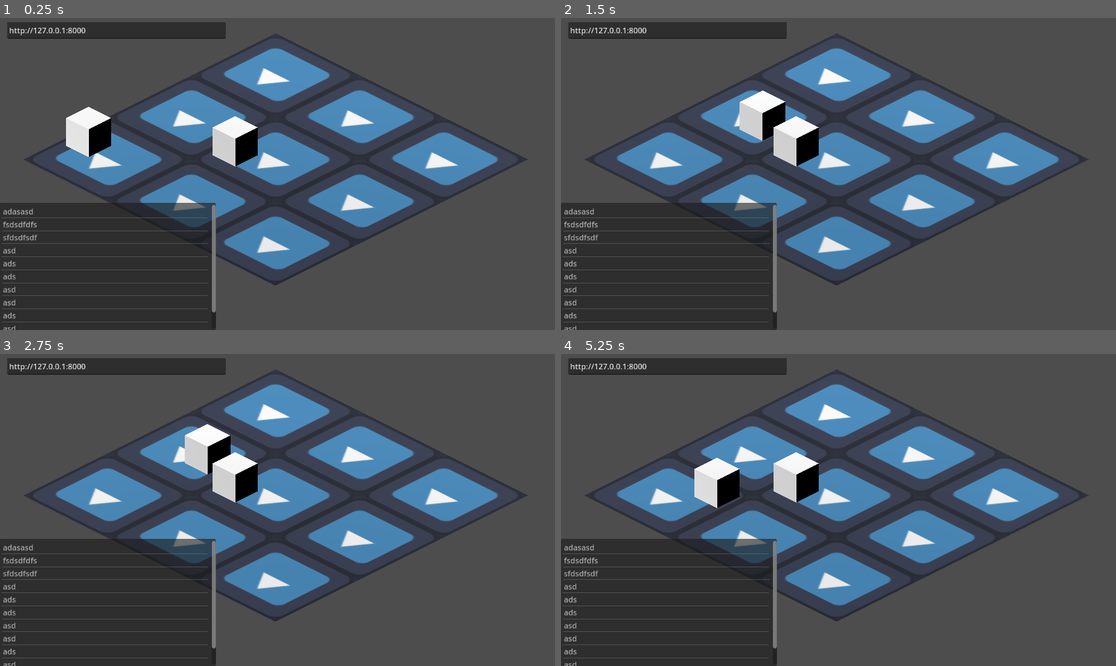
Above: before the commit, frames 1-4 (two rows, left to right).
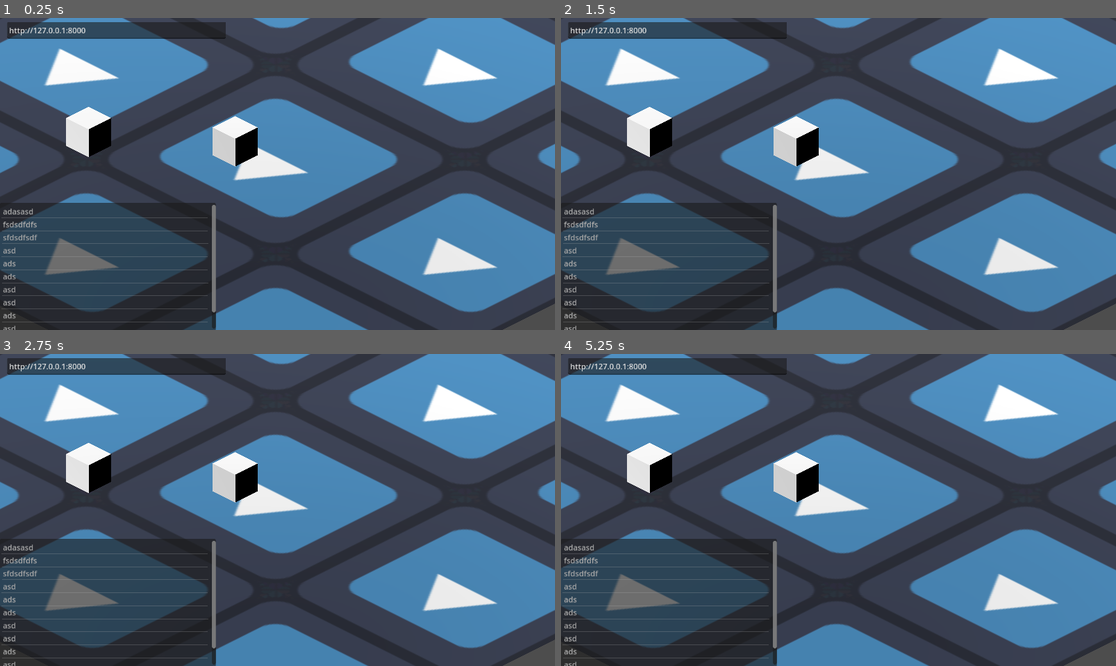
Above: after the commit, the same moments.

Repository: mkualquiera/infinite-something-gd
Game: Godot game, scene res://test.tscn
The game is run twice, just before and just after one commit, with the same random seed, the same clock (stepped at 60 frames per second) and the same inputs. The engine's default icon, where the game draws it, is replaced by a stand-in: a white triangle on a blue panel in a dark square.
Inputs (mouse positions are in pixels of both pictures, inside the frame that each line leads up to):
- Up to frame 1 (0.25 s): no input
- Up to frame 2 (1.5 s): tap Enter at 0.5 s; move the mouse to (960, 158) at 0.52 s; click (960, 158) at 0.67 s; move the mouse to (727, 189) at 1.27 s; click (727, 189) at 1.42 s
- Up to frame 3 (2.75 s): move the mouse to (333, 441) at 2.02 s; click (333, 441) at 2.17 s
- Up to frame 4 (5.25 s): move the mouse to (810, 572) at 2.77 s; click (810, 572) at 2.92 s; move the mouse to (1005, 556) at 3.52 s; click (1005, 556) at 3.67 s; move the mouse to (672, 463) at 4.27 s; click (672, 463) at 4.42 s; move the mouse to (866, 510) at 5.02 s; click (866, 510) at 5.17 s

The runs differ from the first frame. In frame 1, 64% of the frame differs, in the area x 0-100%, y 0-100%; in frame 2, 65%; in frame 3, 65%; in frame 4, 65%.

Commit message:
[ room ] Added room scene

Diff:
--- /dev/null
+++ b/Scenes/room.tscn
@@ -0,0 +1,101 @@
+[gd_scene load_steps=13 format=3 uid="uid://cpeev13kyomwl"]
+
+[ext_resource type="Texture2D" uid="uid://bx01i2fg5yumw" path="res://icon.svg" id="1_yta44"]
+[ext_resource type="PackedScene" uid="uid://c1356mhr7g72v" path="res://Scenes/texture_generator.tscn" id="2_hdnr2"]
+[ext_resource type="Script" path="res://Scripts/RoomController.gd" id="3_htjng"]
+[ext_resource type="PackedScene" uid="uid://bc5xaq1p75vp7" path="res://Scenes/room_object.tscn" id="4_rghkb"]
+[ext_resource type="Script" path="res://Scripts/MusicGenerator.gd" id="5_qda7y"]
+
+[sub_resource type="QuadMesh" id="QuadMesh_esw8q"]
+
+[sub_resource type="StandardMaterial3D" id="StandardMaterial3D_owkes"]
+albedo_texture = ExtResource("1_yta44")
+uv1_scale = Vector3(3, 3, 3)
+
+[sub_resource type="BoxShape3D" id="BoxShape3D_axmun"]
+size = Vector3(1, 1, 0.3)
+
+[sub_resource type="QuadMesh" id="QuadMesh_awru4"]
+
+[sub_resource type="StandardMaterial3D" id="StandardMaterial3D_3v05d"]
+albedo_texture = ExtResource("1_yta44")
+uv1_scale = Vector3(3, 1, 3)
+
+[sub_resource type="NavigationMesh" id="NavigationMesh_qtd14"]
+vertices = PackedVector3Array(0.25, 0.5, 4.5, 0.25, 0.5, 1.5, -0.75, 0.5, 1.25, -4.5, 0.5, 4.5, -0.75, 0.5, 0.25, 0.25, 0.5, 0, 0.25, 0.5, -4.5, -0.75, 0.5, 0.25, 0.25, 0.5, -4.5, -4.5, 0.5, -4.5, -4.5, 0.5, 4.5, -4.5, 0.5, 4.5, -0.75, 0.5, 1.25, -0.75, 0.5, 0.25, 1, 0.5, 1.25, 0.25, 0.5, 1.5, 0.25, 0.5, 4.5, 4.5, 0.5, 4.5, 1, 0.5, 0.25, 4.5, 0.5, 4.5, 4.5, 0.5, -4.5, 0.25, 0.5, -4.5, 0.25, 0.5, -4.5, 0.25, 0.5, 0, 1, 0.5, 0.25, 1, 0.5, 0.25, 1, 0.5, 1.25, 4.5, 0.5, 4.5)
+polygons = [PackedInt32Array(1, 0, 2), PackedInt32Array(2, 0, 3), PackedInt32Array(6, 5, 4), PackedInt32Array(8, 7, 9), PackedInt32Array(9, 7, 10), PackedInt32Array(13, 12, 11), PackedInt32Array(15, 14, 16), PackedInt32Array(16, 14, 17), PackedInt32Array(21, 20, 18), PackedInt32Array(18, 20, 19), PackedInt32Array(24, 23, 22), PackedInt32Array(27, 26, 25)]
+
+[sub_resource type="PlaneMesh" id="PlaneMesh_crdxp"]
+size = Vector2(10, 10)
+
+[node name="Room" type="Node3D"]
+transform = Transform3D(1, -3.13716e-22, -7.10543e-15, 2.75725e-22, 1, -1.42109e-14, 7.10543e-15, -1.51583e-28, 1, 0, 1.19209e-07, 5.68434e-14)
+
+[node name="Floor" type="MeshInstance3D" parent="."]
+transform = Transform3D(-9, 1.35896e-06, 1.97083e-14, 2.17935e-20, -3.93402e-07, 2.986, 1.35896e-06, 9, 1.30522e-07, -4.41295e-28, -1.19209e-07, -5.68434e-14)
+mesh = SubResource("QuadMesh_esw8q")
+skeleton = NodePath("../..")
+surface_material_override/0 = SubResource("StandardMaterial3D_owkes")
+
+[node name="TextureGenerator" parent="Floor" instance=ExtResource("2_hdnr2")]
+texture_description = "Soft soil, dirt texture, videogame asset"
+load_on_ready = false
+
+[node name="StaticBody3D" type="StaticBody3D" parent="Floor"]
+
+[node name="CollisionShape3D" type="CollisionShape3D" parent="Floor/StaticBody3D"]
+transform = Transform3D(1, 0, -4.23516e-22, 0, 1, -2.66454e-15, -1.69407e-21, -2.84217e-14, 1, 0, 0, -0.15)
+shape = SubResource("BoxShape3D_axmun")
+
+[node name="LeftWall" type="MeshInstance3D" parent="."]
+transform = Transform3D(6.79481e-07, -3.41996e-14, 2.986, 1.35896e-06, 3, -1.85483e-21, -9, 4.52987e-07, 2.25437e-07, -4.5, 1.5, -2.4869e-14)
+mesh = SubResource("QuadMesh_awru4")
+skeleton = NodePath("../..")
+surface_material_override/0 = SubResource("StandardMaterial3D_3v05d")
+
+[node name="TextureGenerator" parent="LeftWall" instance=ExtResource("2_hdnr2")]
+texture_description = "Soft soil, dirt texture, videogame asset"
+load_on_ready = false
+
+[node name="StaticBody3D" type="StaticBody3D" parent="LeftWall"]
+
+[node name="CollisionShape3D" type="CollisionShape3D" parent="LeftWall/StaticBody3D"]
+transform = Transform3D(1, -3.55271e-15, -5.32907e-15, -1.13687e-13, 1, 0, 5.68434e-14, -2.5411e-21, 1, 0, 0, -0.15)
+shape = SubResource("BoxShape3D_axmun")
+
+[node name="RightWall" type="MeshInstance3D" parent="."]
+transform = Transform3D(9, -4.52987e-07, -3.55959e-07, 1.35896e-06, 3, 8.48672e-14, 1.07288e-06, -9.66329e-14, 2.986, -3.19744e-14, 1.5, -4.5)
+mesh = SubResource("QuadMesh_awru4")
+skeleton = NodePath("../..")
+surface_material_override/0 = SubResource("StandardMaterial3D_3v05d")
+
+[node name="TextureGenerator" parent="RightWall" instance=ExtResource("2_hdnr2")]
+texture_description = "Soft soil, dirt texture, videogame asset"
+load_on_ready = false
+
+[node name="StaticBody3D" type="StaticBody3D" parent="RightWall"]
+
+[node name="CollisionShape3D" type="CollisionShape3D" parent="RightWall/StaticBody3D"]
+transform = Transform3D(1, 0, -1.77636e-15, -2.84217e-14, 1, 0, 2.84217e-14, -1.69407e-21, 1, 0, 0, -0.15)
+shape = SubResource("BoxShape3D_axmun")
+
+[node name="RoomController" type="NavigationRegion3D" parent="."]
+transform = Transform3D(1, 3.13716e-22, 7.10543e-15, -2.75726e-22, 1, 1.42109e-14, -7.10543e-15, 1.51583e-28, 1, -4.41295e-28, -1.19209e-07, -5.68434e-14)
+navigation_mesh = SubResource("NavigationMesh_qtd14")
+script = ExtResource("3_htjng")
+room_theme = "A videogame with the theme: Jungle"
+
+[node name="MeshInstance3D2" parent="RoomController" instance=ExtResource("4_rghkb")]
+transform = Transform3D(0.36, 0, 0, 0, 0.36, 0, 0, 0, 0.36, 0.086, 0.565842, 0.726)
+skeleton = NodePath("../../..")
+
+[node name="MeshInstance3D" type="MeshInstance3D" parent="RoomController"]
+visible = false
+mesh = SubResource("PlaneMesh_crdxp")
+skeleton = NodePath("")
+
+[node name="AudioStreamPlayer" type="AudioStreamPlayer" parent="."]
+
+[node name="MusicGenerator" type="Node" parent="AudioStreamPlayer"]
+script = ExtResource("5_qda7y")
+load_on_ready = true
--- a/test.tscn
+++ b/test.tscn
@@ -1,29 +1,10 @@
-[gd_scene load_steps=19 format=3 uid="uid://dbufk2qqvrxh5"]
+[gd_scene load_steps=10 format=3 uid="uid://dbufk2qqvrxh5"]
 
-[ext_resource type="Texture2D" uid="uid://bx01i2fg5yumw" path="res://icon.svg" id="1_el1gu"]
 [ext_resource type="Script" path="res://Scripts/RoomLoader.gd" id="1_op3e8"]
-[ext_resource type="PackedScene" uid="uid://c1356mhr7g72v" path="res://Scenes/texture_generator.tscn" id="2_ajs2a"]
-[ext_resource type="Script" path="res://Scripts/MusicGenerator.gd" id="3_0l123"]
+[ext_resource type="PackedScene" uid="uid://cpeev13kyomwl" path="res://Scenes/room.tscn" id="2_4jw7d"]
 [ext_resource type="Script" path="res://Scripts/ObjectSelector.gd" id="4_472rn"]
-[ext_resource type="Script" path="res://Scripts/RoomController.gd" id="4_x0bsm"]
 [ext_resource type="Script" path="res://Scripts/PrefChanger.gd" id="6_7j8ua"]
-[ext_resource type="PackedScene" uid="uid://bc5xaq1p75vp7" path="res://Scenes/room_object.tscn" id="7_4txbg"]
 [ext_resource type="Script" path="res://Scripts/PlayerMover.gd" id="8_edel6"]
-
-[sub_resource type="QuadMesh" id="QuadMesh_esw8q"]
-
-[sub_resource type="StandardMaterial3D" id="StandardMaterial3D_owkes"]
-albedo_texture = ExtResource("1_el1gu")
-uv1_scale = Vector3(3, 3, 3)
-
-[sub_resource type="BoxShape3D" id="BoxShape3D_axmun"]
-
-[sub_resource type="NavigationMesh" id="NavigationMesh_qtd14"]
-vertices = PackedVector3Array(0.25, 0.5, 4.5, 0.25, 0.5, 1.5, -0.75, 0.5, 1.25, -4.5, 0.5, 4.5, -0.75, 0.5, 0.25, 0.25, 0.5, 0, 0.25, 0.5, -4.5, -0.75, 0.5, 0.25, 0.25, 0.5, -4.5, -4.5, 0.5, -4.5, -4.5, 0.5, 4.5, -4.5, 0.5, 4.5, -0.75, 0.5, 1.25, -0.75, 0.5, 0.25, 1, 0.5, 1.25, 0.25, 0.5, 1.5, 0.25, 0.5, 4.5, 4.5, 0.5, 4.5, 1, 0.5, 0.25, 4.5, 0.5, 4.5, 4.5, 0.5, -4.5, 0.25, 0.5, -4.5, 0.25, 0.5, -4.5, 0.25, 0.5, 0, 1, 0.5, 0.25, 1, 0.5, 0.25, 1, 0.5, 1.25, 4.5, 0.5, 4.5)
-polygons = [PackedInt32Array(1, 0, 2), PackedInt32Array(2, 0, 3), PackedInt32Array(6, 5, 4), PackedInt32Array(8, 7, 9), PackedInt32Array(9, 7, 10), PackedInt32Array(13, 12, 11), PackedInt32Array(15, 14, 16), PackedInt32Array(16, 14, 17), PackedInt32Array(21, 20, 18), PackedInt32Array(18, 20, 19), PackedInt32Array(24, 23, 22), PackedInt32Array(27, 26, 25)]
-
-[sub_resource type="PlaneMesh" id="PlaneMesh_crdxp"]
-size = Vector2(10, 10)
 
 [sub_resource type="BoxShape3D" id="BoxShape3D_va8yk"]
 
@@ -38,31 +19,12 @@
 [node name="Node3D" type="Node3D"]
 script = ExtResource("1_op3e8")
 
-[node name="MeshInstance3D" type="MeshInstance3D" parent="."]
-transform = Transform3D(-4, 3.49691e-07, 5.06714e-15, 0, -1.74846e-07, 1.326, 3.49691e-07, 4, 5.79613e-08, 0, 0, 0)
-mesh = SubResource("QuadMesh_esw8q")
-surface_material_override/0 = SubResource("StandardMaterial3D_owkes")
-
-[node name="TextureGenerator" parent="MeshInstance3D" instance=ExtResource("2_ajs2a")]
-texture_description = "Soft soil, dirt texture, videogame asset"
-load_on_ready = false
-
-[node name="StaticBody3D" type="StaticBody3D" parent="MeshInstance3D"]
-
-[node name="CollisionShape3D" type="CollisionShape3D" parent="MeshInstance3D/StaticBody3D"]
-transform = Transform3D(1, 0, 0, 0, 1, 0, -8.47033e-22, 0, 1, 0, 0, -0.5)
-shape = SubResource("BoxShape3D_axmun")
+[node name="Room" parent="." instance=ExtResource("2_4jw7d")]
 
 [node name="Camera3D" type="Camera3D" parent="."]
 transform = Transform3D(0.707107, -0.353553, 0.612372, 0, 0.866025, 0.5, -0.707107, -0.353553, 0.612372, 2.48462, 1.82819, 2.45364)
 projection = 1
 size = 3.497
-
-[node name="AudioStreamPlayer" type="AudioStreamPlayer" parent="Camera3D"]
-
-[node name="MusicGenerator" type="Node" parent="Camera3D/AudioStreamPlayer"]
-script = ExtResource("3_0l123")
-load_on_ready = true
 
 [node name="ObjectSelector" type="Node" parent="Camera3D" node_paths=PackedStringArray("item_list")]
 script = ExtResource("4_472rn")
@@ -70,20 +32,6 @@
 
 [node name="DirectionalLight3D" type="DirectionalLight3D" parent="."]
 transform = Transform3D(1, 0, 0, 0, 0.58616, 0.810195, 0, -0.810195, 0.58616, 0, 0, 0)
-
-[node name="RoomController" type="NavigationRegion3D" parent="."]
-navigation_mesh = SubResource("NavigationMesh_qtd14")
-script = ExtResource("4_x0bsm")
-room_theme = "A videogame with the theme: Jungle"
-
-[node name="MeshInstance3D2" parent="RoomController" instance=ExtResource("7_4txbg")]
-transform = Transform3D(0.36, 0, 0, 0, 0.36, 0, 0, 0, 0.36, 0.086, 0.565842, 0.726)
-skeleton = NodePath("../..")
-
-[node name="MeshInstance3D" type="MeshInstance3D" parent="RoomController"]
-visible = false
-mesh = SubResource("PlaneMesh_crdxp")
-skeleton = NodePath("")
 
 [node name="ItemList" type="ItemList" parent="."]
 anchors_preset = 2
@@ -153,6 +101,5 @@
 
 [node name="Node" type="Node" parent="."]
 
-[connection signal="input_event" from="MeshInstance3D/StaticBody3D" to="Player" method="_click"]
 [connection signal="text_changed" from="URLEditor/TextEdit" to="URLEditor" method="update_button"]
 [connection signal="pressed" from="URLEditor/Button" to="URLEditor" method="update_pref"]
